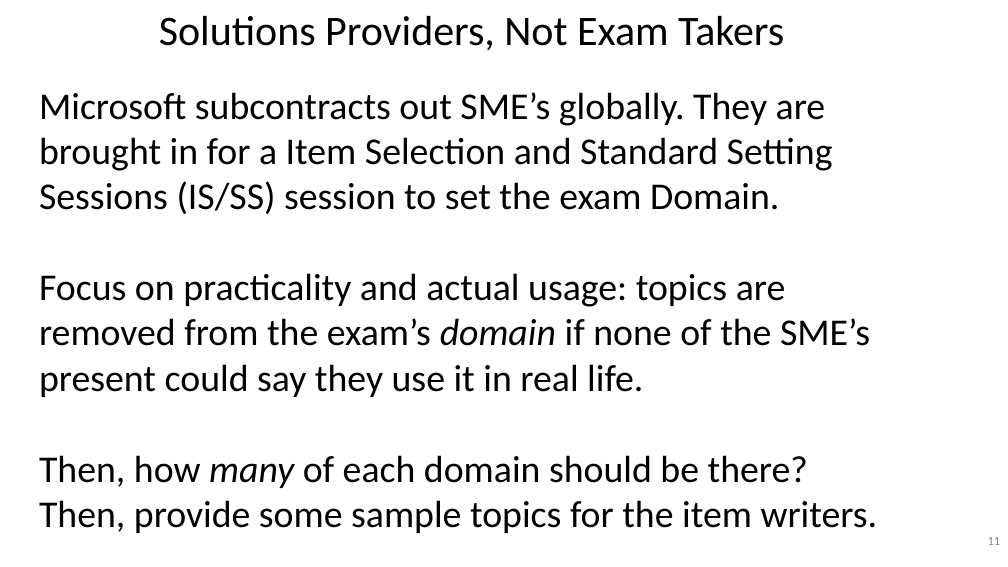
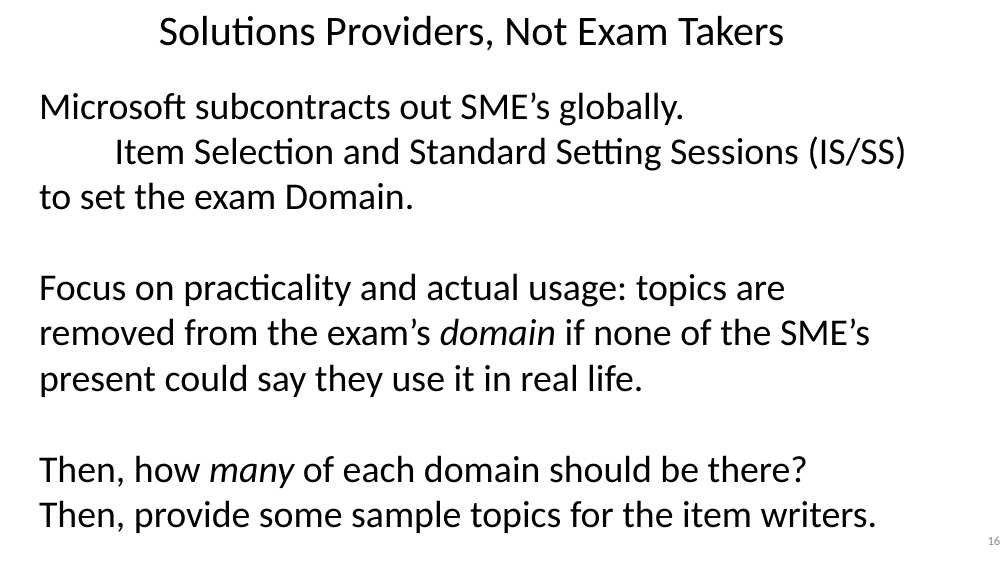
Before and after one commit to williamadba/Public-Presentations, a slide deck: slide 16 of Houston Tech Fest 2018/Think Like a Certification Exam - HTF 2018.pptx (slide 11 before the commit). Drawn at 1008x567 pixels with LibreOffice and Linux fonts; fonts in the diff are those of the drawing; background and template pictures are left out. Boxes give left, top, right and bottom in pixels: in the first picture for what was removed or moved away, otherwise in the second. Text is boxed around its words. In the diff, an @@ line names an element or a change of style, - is before the commit and + after.

```diff
--- a/Houston Tech Fest 2018/Think Like a Certification Exam - HTF 2018.pptx
+++ b/Houston Tech Fest 2018/Think Like a Certification Exam - HTF 2018.pptx
@@ text at [39, 92, 907, 210]: text changed @@
-Microsoft subcontracts out SME’s globally. They are brought in for a Item Selection and Standard Setting Sessions (IS/SS) session to set the exam Domain.
+Microsoft subcontracts out SME’s globally.
+Item Selection and Standard Setting Sessions (IS/SS) to set the exam Domain.
@@ page number at [988, 536, 1001, 545]: text changed @@
-11
+16
```
Also in this commit, not shown: 14 other slides changed, 1 slide added, 2 other files.
